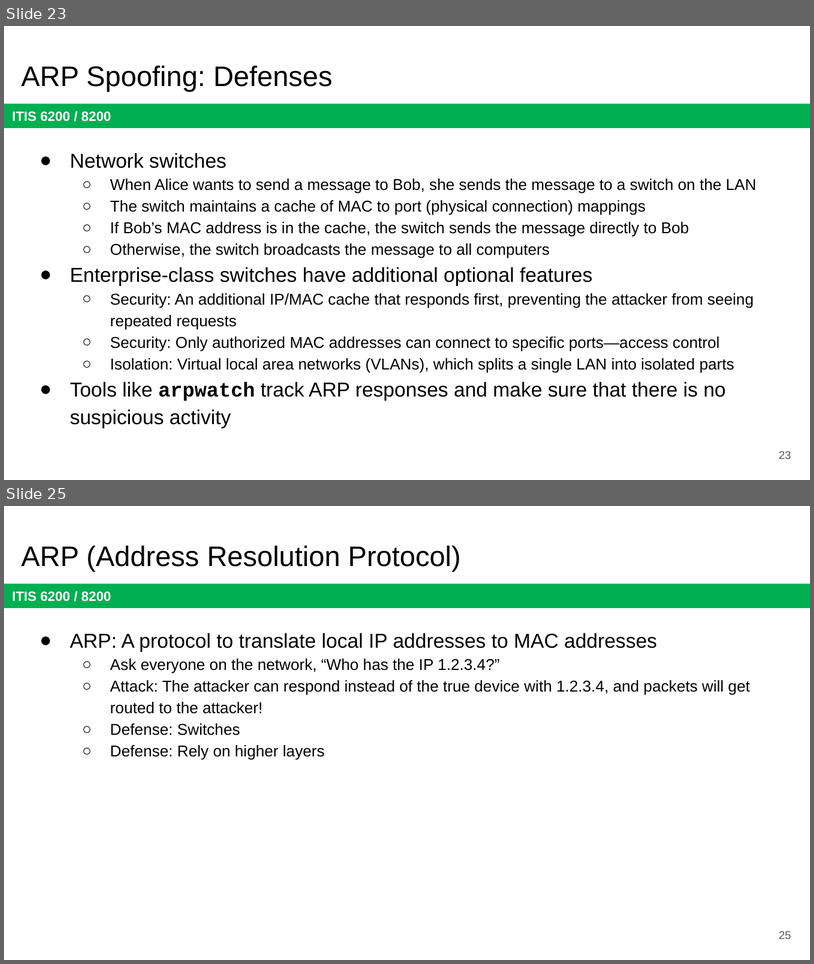
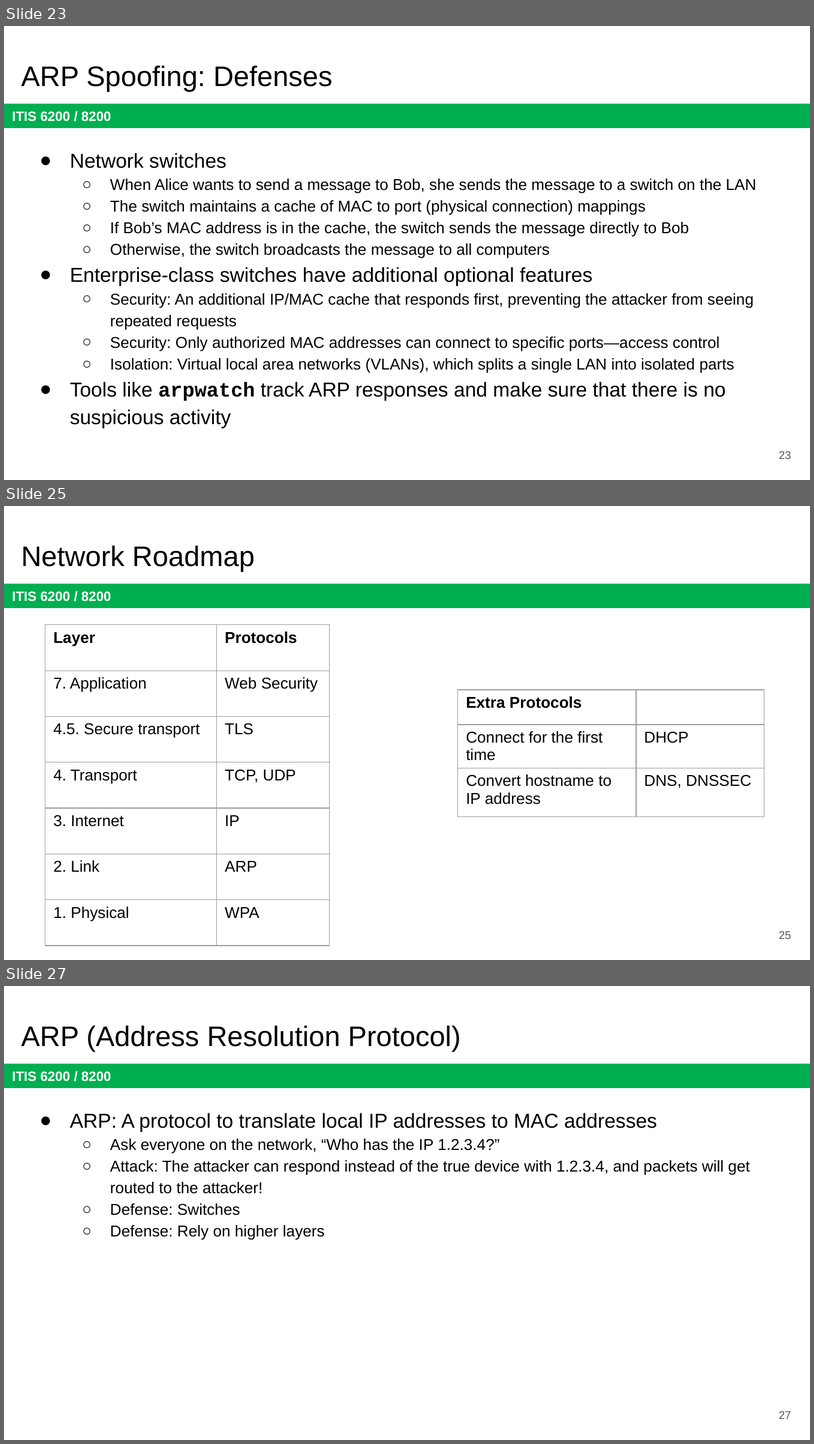
Before and after one commit to jx5c/github.io, a slide deck: teaching/ITIS6200/2023fa/lectures/lec15.ARP.pptx. Shown one above the other, each under a label of ours: slides 23 and 25 before the commit, slides 23, 25 and 27 after it; the slides between them are not shown. The pictures are 814x964 and 814x1444 pixels, drawn with LibreOffice and Linux fonts; fonts in the diff are those of the drawing. Boxes give left, top, right and bottom in pixels: in the first picture for what was removed or moved away, otherwise in the second. Text is boxed around its words. In the diff, an @@ line names an element or a change of style, - is before the commit and + after.

```diff
--- a/teaching/ITIS6200/2023fa/lectures/lec15.ARP.pptx
+++ b/teaching/ITIS6200/2023fa/lectures/lec15.ARP.pptx
@@ slide 25 added at (x1=4, y1=506, x2=810, y2=960), background #FFFFFF; not listed: 1 template element that a slide beside it also shows @@
@@ title added at (x1=21, y1=546, x2=255, y2=571), 25.2 pt, text #000000 @@
+Network Roadmap
@@ table added at (x1=45, y1=625, x2=330, y2=945), 7 rows, 2 columns @@
+Layer | Protocols
+7. Application | Web Security
+4.5. Secure transport | TLS
+4. Transport | TCP, UDP
+3. Internet | IP
+2. Link | ARP
+1. Physical | WPA
@@ table added at (x1=458, y1=690, x2=764, y2=819), 3 rows, 2 columns @@
+Extra Protocols | 
+Connect for the first time | DHCP
+Convert hostname to IP address | DNS, DNSSEC
@@ page number added at (x1=779, y1=931, x2=792, y2=939), 10 pt, text #595959 @@
+25
@@ what was slide 25 is now slide 27 @@
@@ page number at (x1=779, y1=1411, x2=792, y2=1419): text changed @@
-25
+27
```
Also in this commit, not shown: 2 slides changed, 1 other slide added, 1 slide removed.
